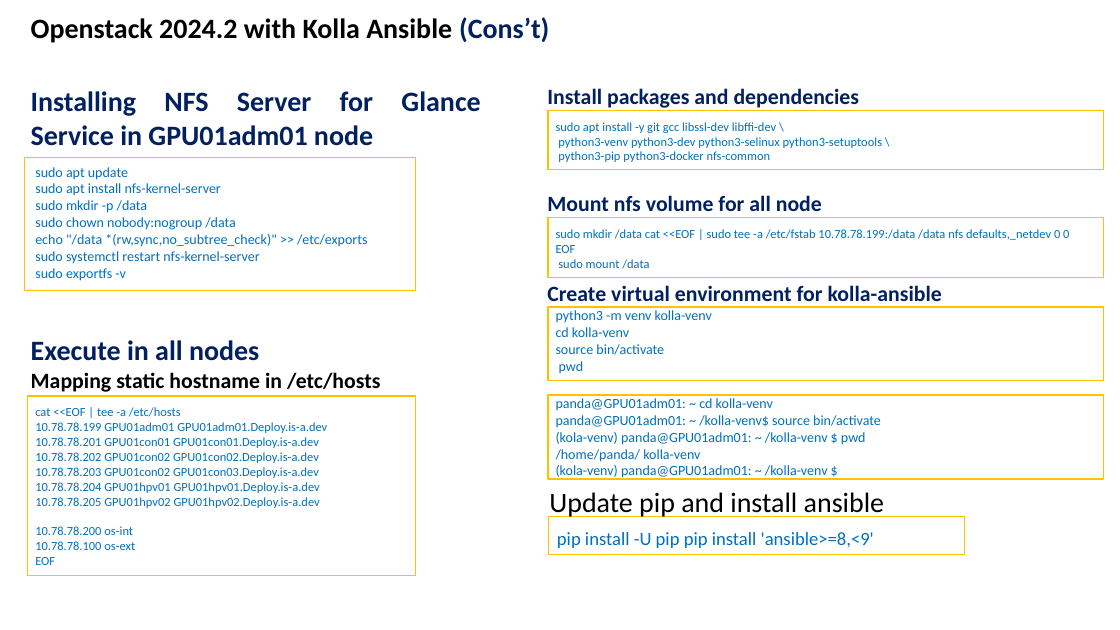
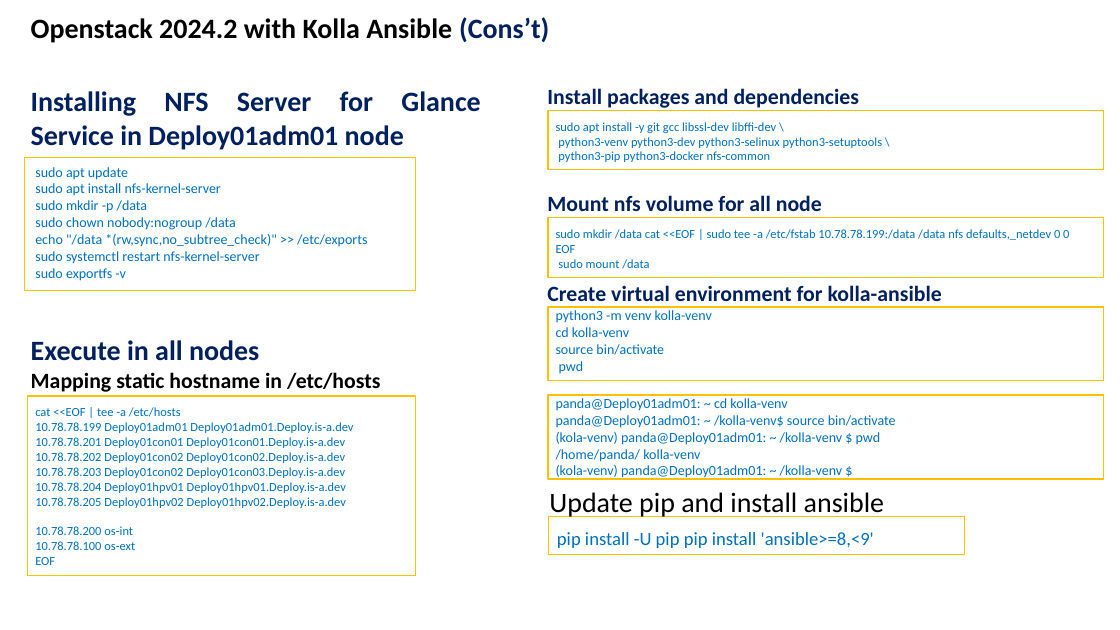
Before and after one commit to amelcharolinesgn2/ClouD-Infrastructure-SISKA-2025, a slide deck: slide 46 of Cource_LAB_Kolla Ansible OpenStack Installation-Ubuntu server22-04.pptx (slide 45 before the commit). Drawn at 1120x630 pixels with LibreOffice and Linux fonts; fonts in the diff are those of the drawing. Boxes give left, top, right and bottom in pixels: in the first picture for what was removed or moved away, otherwise in the second. Text is boxed around its words. In the diff, an @@ line names an element or a change of style, - is before the commit and + after.

```diff
--- a/Cource_LAB_Kolla Ansible OpenStack Installation-Ubuntu server22-04.pptx
+++ b/Cource_LAB_Kolla Ansible OpenStack Installation-Ubuntu server22-04.pptx
@@ text at (31,91,480,150): text changed @@
-Installing NFS Server for Glance Service in GPU01adm01 node
+Installing NFS Server for Glance Service in Deploy01adm01 node
@@ text at (556,398,896,445): text changed @@
-panda@GPU01adm01: ~ cd kolla-venv
-panda@GPU01adm01: ~ /kolla-venv$ source bin/activate
-(kola-venv) panda@GPU01adm01: ~ /kolla-venv $ pwd
+panda@Deploy01adm01: ~ cd kolla-venv
+panda@Deploy01adm01: ~ /kolla-venv$ source bin/activate
+(kola-venv) panda@Deploy01adm01: ~ /kolla-venv $ pwd
@@ text at (35,422,353,508): text changed @@
-10.78.78.199 GPU01adm01 GPU01adm01.Deploy.is-a.dev
-10.78.78.201 GPU01con01 GPU01con01.Deploy.is-a.dev
-10.78.78.202 GPU01con02 GPU01con02.Deploy.is-a.dev
-10.78.78.203 GPU01con02 GPU01con03.Deploy.is-a.dev
-10.78.78.204 GPU01hpv01 GPU01hpv01.Deploy.is-a.dev
-10.78.78.205 GPU01hpv02 GPU01hpv02.Deploy.is-a.dev
+10.78.78.199 Deploy01adm01 Deploy01adm01.Deploy.is-a.dev
+10.78.78.201 Deploy01con01 Deploy01con01.Deploy.is-a.dev
+10.78.78.202 Deploy01con02 Deploy01con02.Deploy.is-a.dev
+10.78.78.203 Deploy01con02 Deploy01con03.Deploy.is-a.dev
+10.78.78.204 Deploy01hpv01 Deploy01hpv01.Deploy.is-a.dev
+10.78.78.205 Deploy01hpv02 Deploy01hpv02.Deploy.is-a.dev
@@ text at (556,465,843,480): text changed @@
-(kola-venv) panda@GPU01adm01: ~ /kolla-venv $
+(kola-venv) panda@Deploy01adm01: ~ /kolla-venv $
```
Also in this commit, not shown: 2 other slides changed, 26 slides added, 1 other file.
